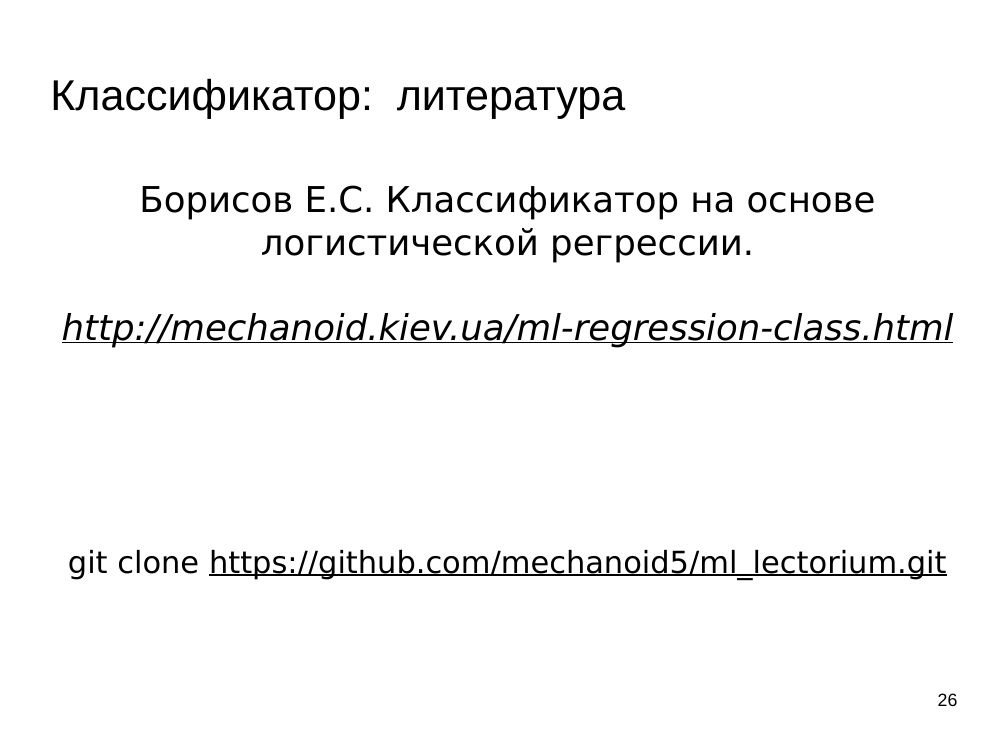
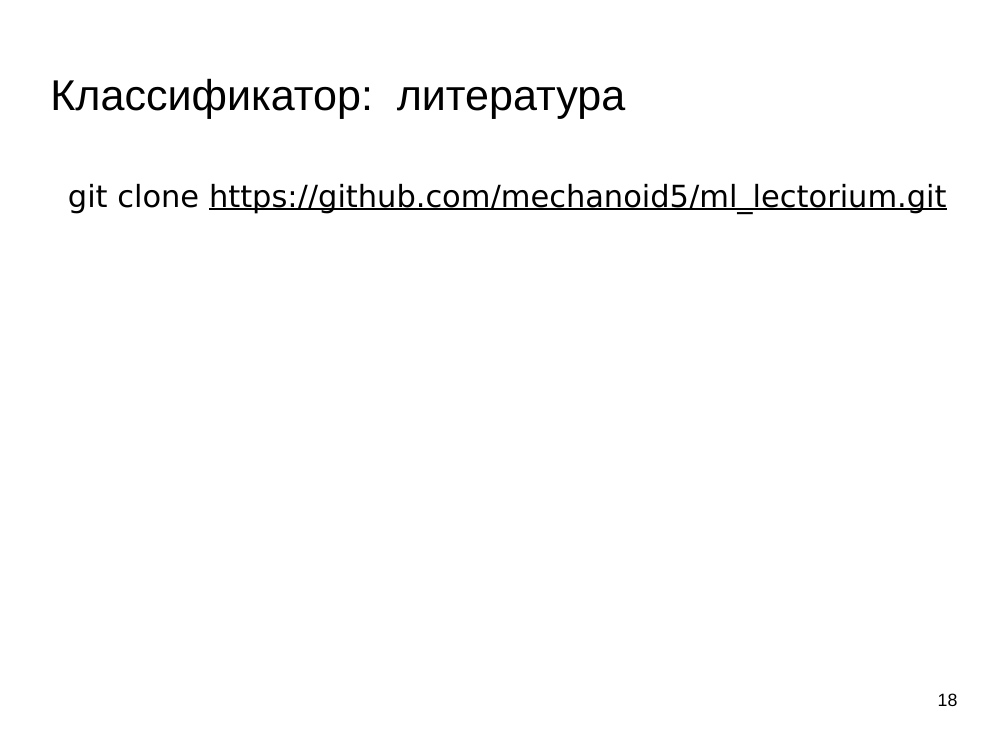
Before and after one commit to mechanoid5/ml_lectorium_legacy, a slide deck: slide 18 of 07-roc-auc.odp (slide 26 before the commit). Drawn at 1008x756 pixels with LibreOffice and Linux fonts; fonts in the diff are those of the drawing; background and template pictures are left out. Boxes give left, top, right and bottom in pixels: in the first picture for what was removed or moved away, otherwise in the second. Text is boxed around its words. In the diff, an @@ line names an element or a change of style, - is before the commit and + after.

```diff
--- a/07-roc-auc.odp
+++ b/07-roc-auc.odp
@@ text at box(62, 185, 954, 348): paragraphs removed @@
-Борисов Е.С. Классификатор на основе логистической регрессии.
-http://mechanoid.kiev.ua/ml-regression-class.html
@@ page number at box(938, 693, 958, 706): text changed @@
-26
+18
```
Also in this commit, not shown: 11 other slides changed, 1 slide added, 9 slides removed.
